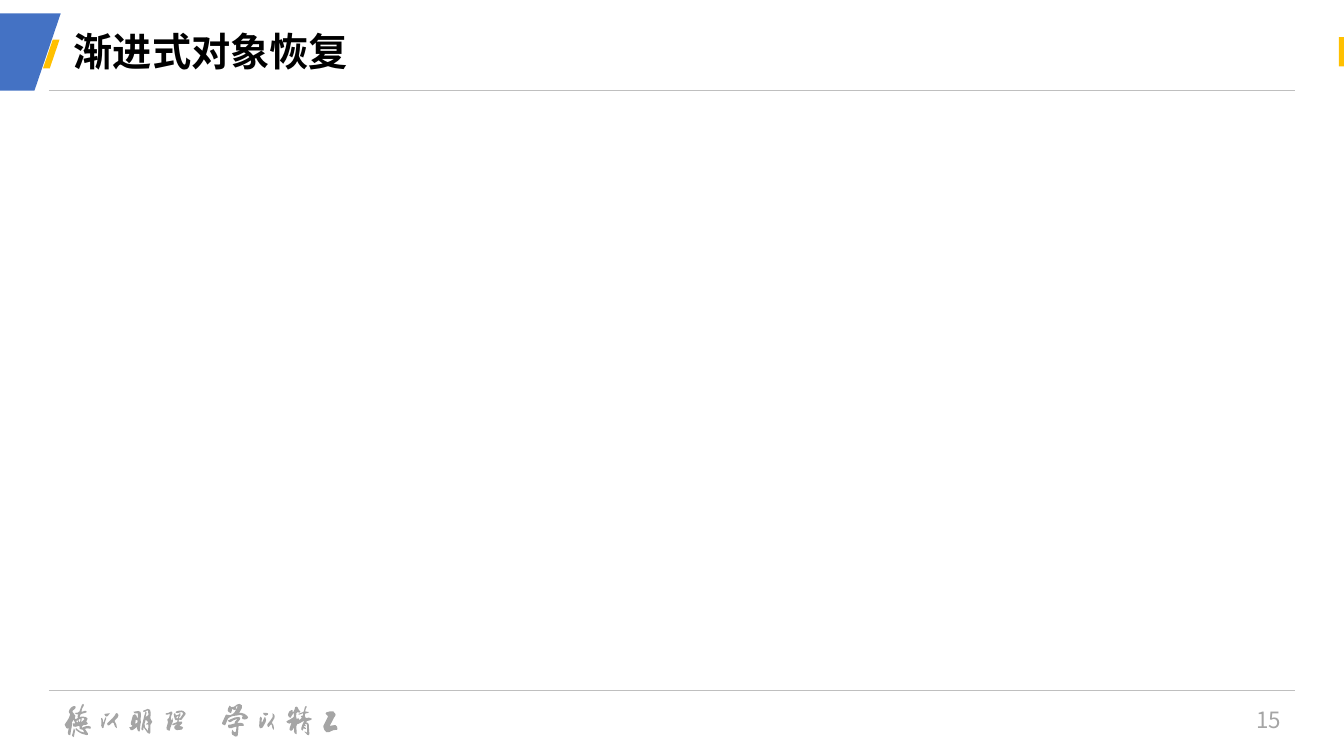
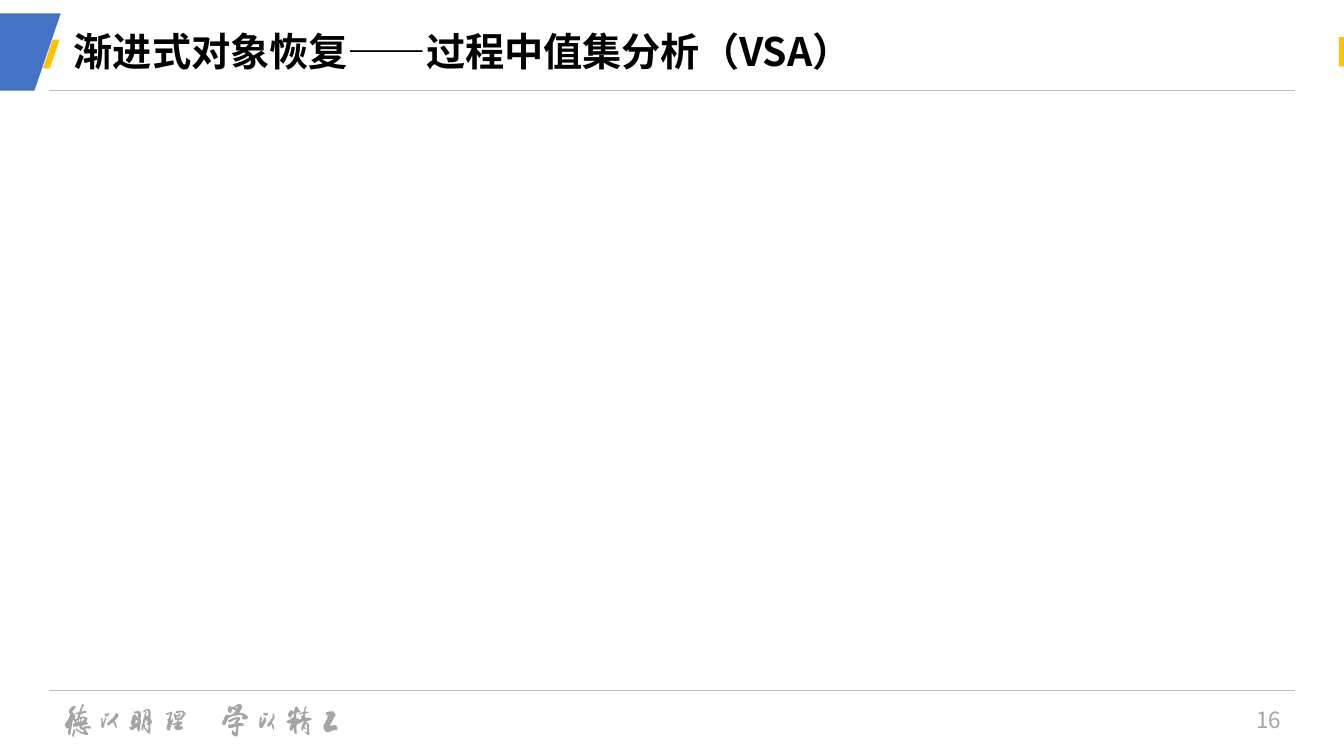
Before and after one commit to CaptainRhett/MTSan, a slide deck: slide 16 of MTSan_ywh.pptx (slide 15 before the commit). Drawn at 1344x756 pixels with LibreOffice and Linux fonts; fonts in the diff are those of the drawing; background and template pictures are left out. Boxes give left, top, right and bottom in pixels: in the first picture for what was removed or moved away, otherwise in the second. Text is boxed around its words. In the diff, an @@ line names an element or a change of style, - is before the commit and + after.

```diff
--- a/MTSan_ywh.pptx
+++ b/MTSan_ywh.pptx
@@ title at [74,32,852,70]: text changed @@
-渐进式对象恢复
+渐进式对象恢复——过程中值集分析（VSA）
@@ page number at [1256,711,1281,728]: text changed @@
-15
+16
```
Also in this commit, not shown: 2 other slides changed, 6 slides added, 2 slides removed, 15 other files.
